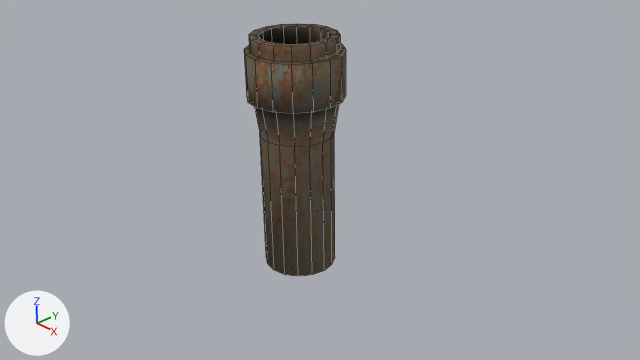
An edit to the Blender file Assets/Resources/08_Models/pipe.blend, drawn before and after from the same camera.
The view is the same before and after, from the file's camera 'Camera'. Every picture has the same lights, and +X, +Y and +Z are marked at lower left. Mesh edges are drawn as thin lines.

The scene before the commit, as lines of its bpy script (objects in view):
```python
me_cylinder = bpy.data.meshes.new('Cylinder')
me_cylinder.from_pydata(...)  # 144 vertices, 130 faces; spans x -0.74..0.74, y -0.74..0.74, z -1.02..2.75
me_cylinder.polygons.foreach_set('use_smooth', [True] * 130)
me_cylinder.materials.append(mat_material)  # picture img_pipe_tx
ob_cylinder = bpy.data.objects.new('Cylinder', me_cylinder)
ob_cylinder.location = (0.0, 0.0, 0.0)
```
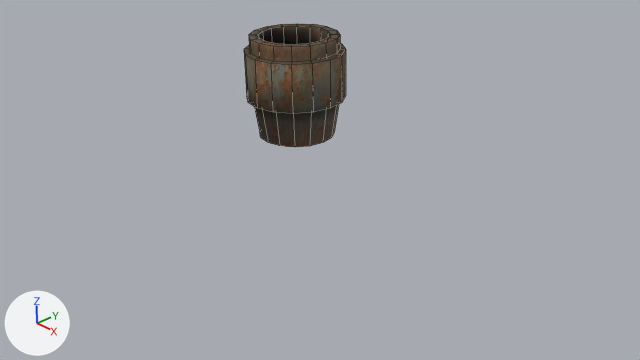
What differs and where, as boxes (x1, y1, x2, y2) in the pictures (640 x 360 px):
'Cylinder', reshaped (51% shorter): before (244, 24, 346, 276); after (244, 24, 346, 147)
part 1 of me_cylinder, cut back (brown): before (260, 134, 335, 276)

The edits, one by one:
me_cylinder is used by ob_cylinder; location (0.0, 0.0, 0.0).
me_cylinder had 144 vertices, 130 faces and spanned x -0.74..0.74, y -0.74..0.74, z -1.02..2.75.
me_cylinder now has 128 vertices, 114 faces and spans x -0.74..0.74, y -0.74..0.74, z 1.24..2.75.
Part 1, on me_cylinder:
16 vertices are removed from x -0.57..0.57, y -0.57..0.57, z -1.02.
17 faces are deleted.
1 new face joins them.
